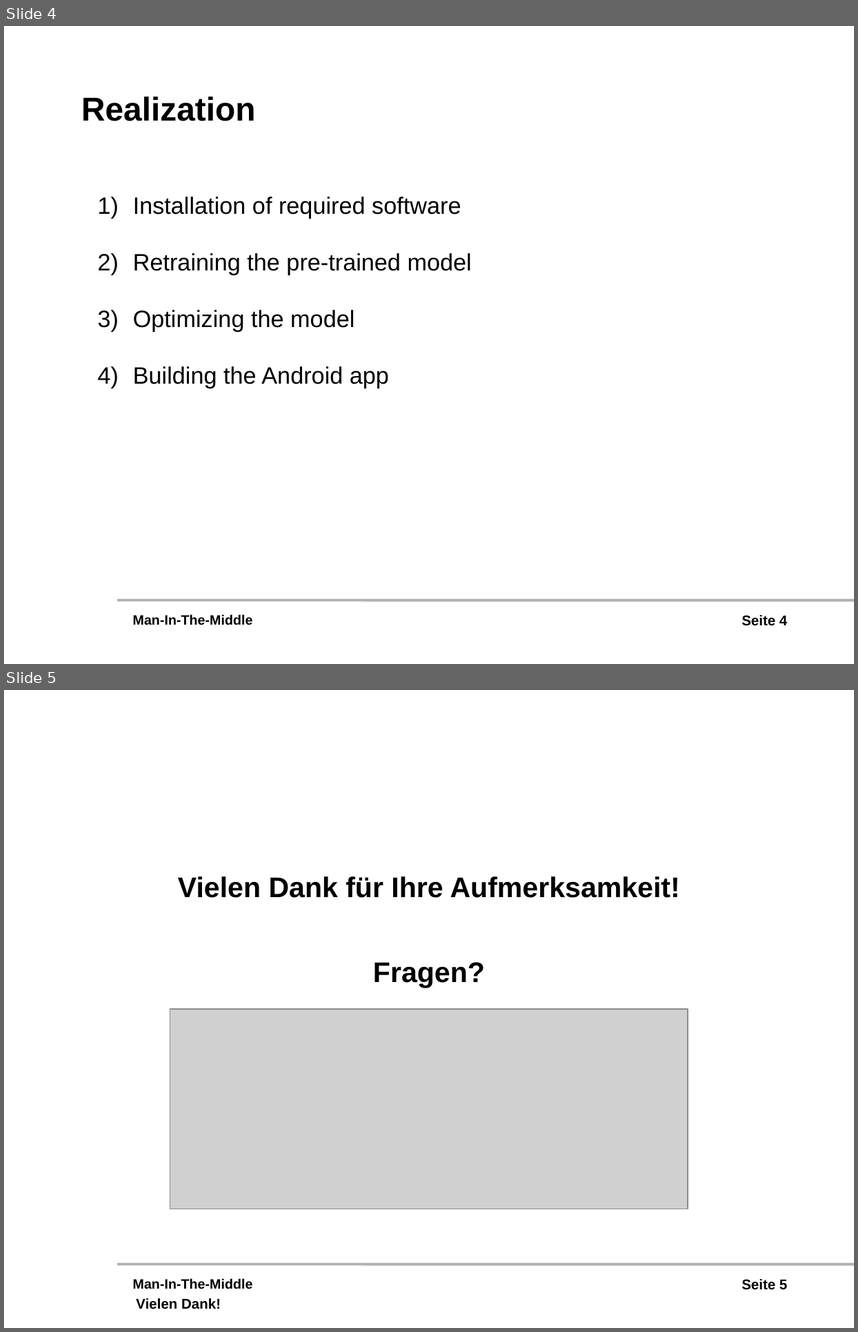
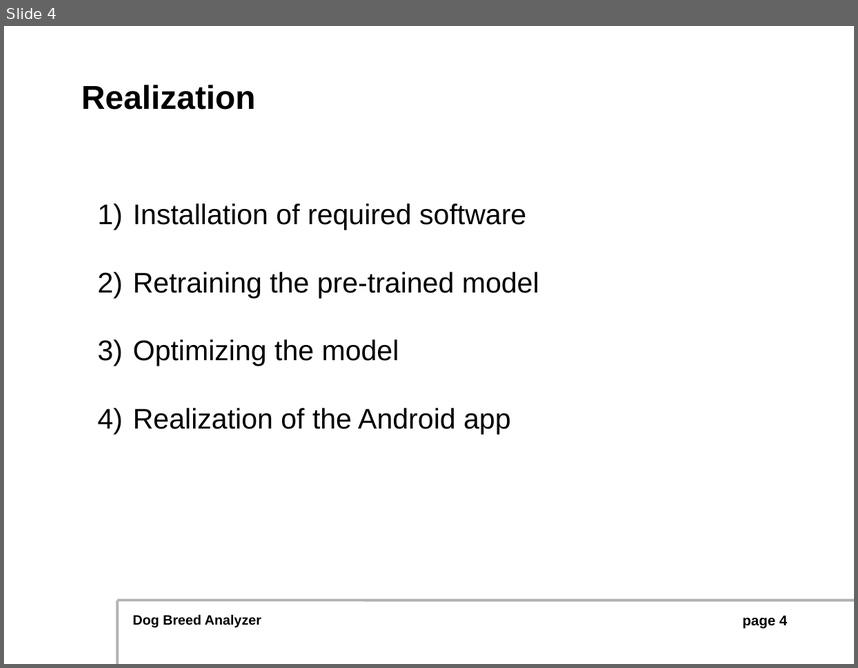
Before and after one commit to awilsee/dl, a slide deck: Präsentation/Präsentation.pptx. Shown one above the other, each under a label of ours: slides 4 and 5 before the commit, slide 4 after it. The pictures are 858x1332 and 858x668 pixels, drawn with LibreOffice and Linux fonts; fonts in the diff are those of the drawing; grey boxes stand for pictures; background and template pictures are left out. Boxes give left, top, right and bottom in pixels: in the first picture for what was removed or moved away, otherwise in the second. Text is boxed around its words. In the diff, an @@ line names an element or a change of style, - is before the commit and + after.

```diff
--- a/Präsentation/Präsentation.pptx
+++ b/Präsentation/Präsentation.pptx
@@ slide 5 removed at (x1=4, y1=690, x2=854, y2=1328), background #FFFFFF; not listed: 3 template elements that a slide beside it also shows @@
@@ text removed at (x1=178, y1=876, x2=680, y2=987) @@
-Vielen Dank für Ihre Aufmerksamkeit!
-Fragen?
@@ picture removed at (x1=170, y1=1009, x2=688, y2=1209) @@
@@ text removed at (x1=136, y1=1298, x2=221, y2=1309) @@
-Vielen Dank!
@@ slide 4 changed as well @@
@@ text "Realization" moved from (x1=81, y1=96, x2=256, y2=121) to (x1=81, y1=85, x2=256, y2=109) @@
@@ text at (x1=133, y1=203, x2=539, y2=365): size 20 to 24 pt in "Installation of required software", "Retraining the pre-trained model", "Optimizing the model" @@
@@ text at (x1=133, y1=408, x2=511, y2=434): text changed; size 20 to 24 pt @@
-4) Building the Android app
+4) Realization of the Android app
@@ freeform shape added at (x1=117, y1=600, x2=117, y2=664), outline #B2B2B2 2.24 pt @@
@@ text at (x1=133, y1=614, x2=261, y2=627): text changed @@
-Man-In-The-Middle
+Dog Breed Analyzer
@@ page number at (x1=742, y1=615, x2=787, y2=628): text changed @@
-Seite 4
+page 4
```
Also in this commit, not shown: 3 other slides changed, 3 slides added, 1 other file.
